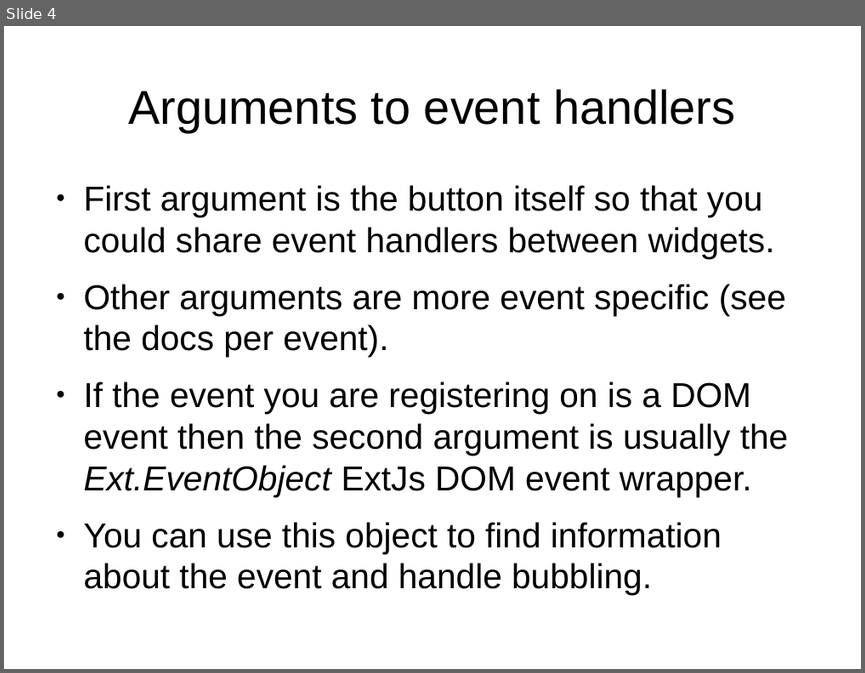
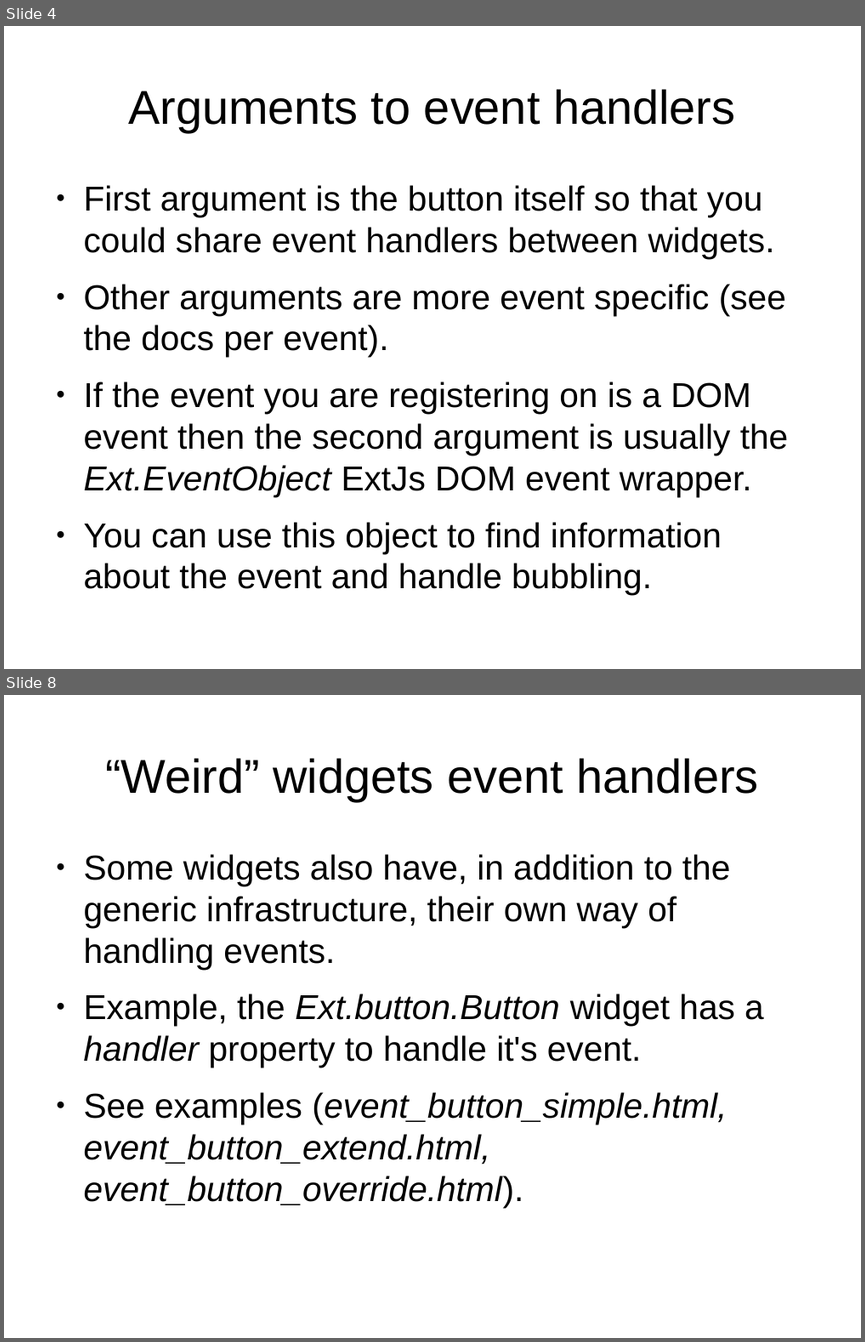
Before and after one commit to veltzer/demos, a slide deck: javascript/extjs/doc/extjs_event_handling.odp. Shown one above the other, each under a label of ours: slide 4 before the commit, slides 4 and 8 after it; the slides between them are not shown. The pictures are 865x673 and 865x1342 pixels, drawn with LibreOffice and Linux fonts; fonts in the diff are those of the drawing. Boxes give left, top, right and bottom in pixels: in the first picture for what was removed or moved away, otherwise in the second. Text is boxed around its words. In the diff, an @@ line names an element or a change of style, - is before the commit and + after.

Commit message:
more event handling

```diff
--- a/javascript/extjs/doc/extjs_event_handling.odp
+++ b/javascript/extjs/doc/extjs_event_handling.odp
@@ slide 8 added at (4,695,861,1338), background #FFFFFF @@
@@ title added at (105,758,758,801), 44 pt, text #000000 @@
+“Weird” widgets event handlers
@@ text added at (84,854,764,1207), 32 pt, text #000000 @@
+● Some widgets also have, in addition to the generic infrastructure, their own way of handling events.
+● Example, the Ext.button.Button widget has a handler property to handle it's event.
+● See examples (event_button_simple.html, event_button_extend.html, event_button_override.html).
```
Also in this commit, not shown: 2 slides changed, 2 other slides added, 3 other files.
